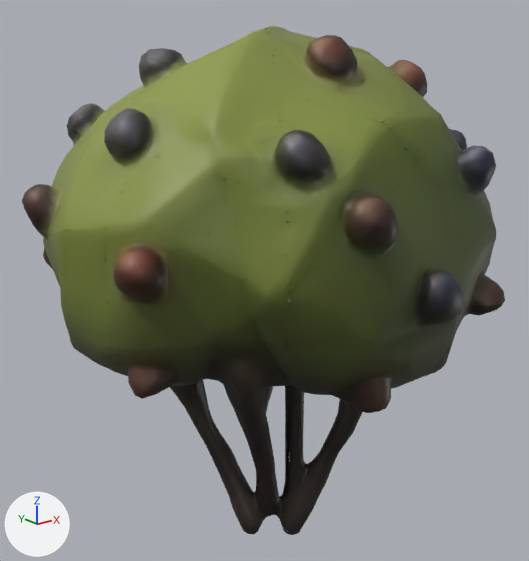
An edit to the glTF model Assets/Models/Props/BerryFarm.glb, drawn before and after from the same camera.
The view is the same before and after, from a camera (50 mm lens) standing at (-0.838, -1.045, 0.956) and looking at (0.006, 0.01, 0.534). Arrows for +X, +Y and +Z are at lower left; the lights stay in place. The older version comes first. Vertices at exactly the same position are counted once.

Names of what the first picture shows: 'tripo_node_92465ef5-1dfb-4076-aaf2-f129813ba000'.
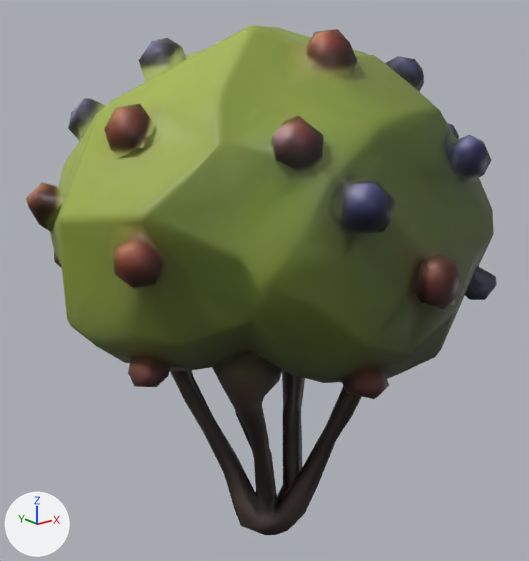
Boxes (x1, y1, x2, y2) around the edits, measured in the pictures (529 x 561 px):
'tripo_node_92465ef5-1dfb-4076-aaf2-f129813ba000', reshaped: before (22, 26, 505, 535); after (26, 25, 497, 535)
part 1 of me_meshes_0, rebuilt (mostly hidden before): before (37, 26, 425, 406); after (26, 25, 497, 535)
part 2 of me_meshes_0, deleted (green): before (22, 28, 505, 535)

The edits, one by one:
Picture 'berry_tree_basecolor' (img_berry_tree_basecolor) is new.
Material 'berry_tree' (mat_berry_tree) is new.
Its texture is img_berry_tree_basecolor.
me_meshes_0 is used by ob_tripo_node_92465ef5_1dfb_4076_aaf2_f129813ba000; location (0.0, 0.0, 0.0).
me_meshes_0 had 12812 vertices, 15000 faces and spanned x -0.404..0.405, y -0.396..0.397, z 0.01..1.0.
me_meshes_0 no longer uses material mat_tripo_material_92465ef5_1dfb_4076_aaf2_f129813ba000 (picture img_stylized_tree_3d_model_basecolor).
me_meshes_0 now has 954 vertices, 1920 faces and spans x -0.397..0.397, y -0.398..0.398, z 0.0..1.0.
me_meshes_0 part 1: the loose piece of 3883 vertices spanning x -0.399..0.399, y -0.207..0.397, z 0.293..1.0 is rebuilt with 954 vertices and now spans x -0.397..0.397, y -0.398..0.398, z 0.0..1.0, in mat_berry_tree (picture img_berry_tree_basecolor).
me_meshes_0 part 2: 78 loose pieces with 8929 vertices, spanning x -0.404..0.405, y -0.396..0.259, z 0.01..0.994, are deleted.
me_meshes_0 gains material mat_berry_tree (picture img_berry_tree_basecolor).
